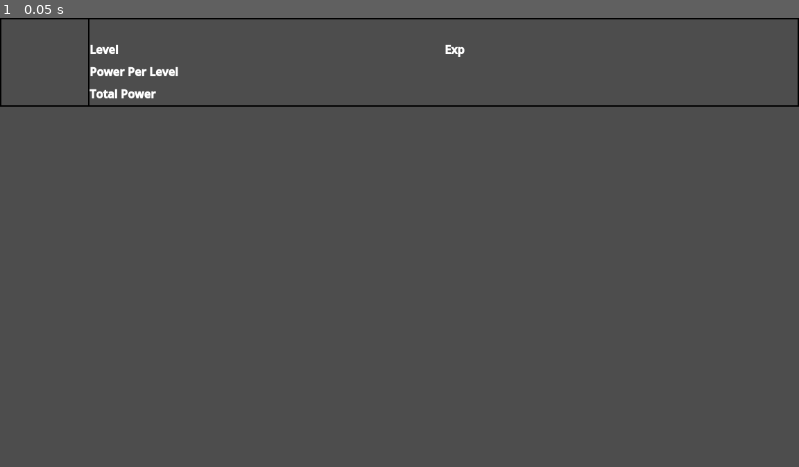
Above: before the commit, frame 1.
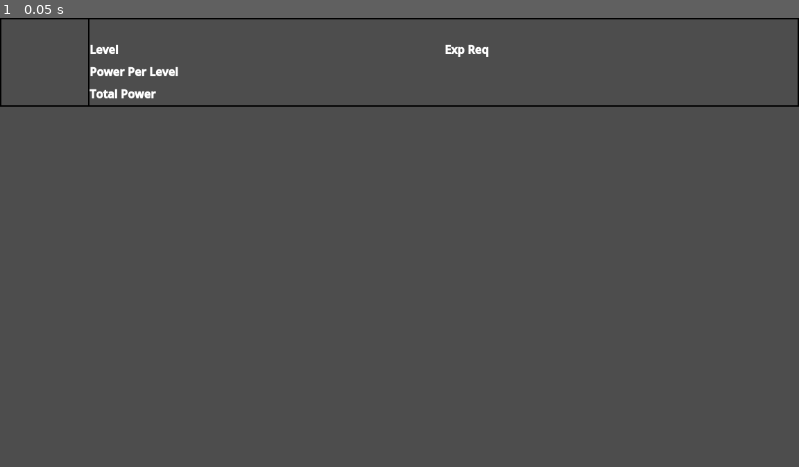
Above: after the commit, the same moment.

Repository: Wayl123/Inf-Army
Game: Godot game, scene res://scene/hero_unit.tscn
Same seed, same stepped clock (60 frames per second), same inputs: the game is played once before the commit and once after it. This scene is started directly instead of the project's main scene.
Inputs:
- Up to frame 1 (0.05 s): no input

The runs differ from the first frame. In frame 1, less than 0.1% of the frame differs, in the area x 58-62%, y 6-9%.

Commit message:
Ability to retrieve total power from top few hero units

Diff:
--- a/scene/hero_unit.tscn
+++ b/scene/hero_unit.tscn
@@ -66,7 +66,7 @@
 layout_mode = 2
 size_flags_horizontal = 3
 bbcode_enabled = true
-text = "[b]Exp[/b]"
+text = "[b]Exp Req[/b]"
 
 [node name="Exp" type="RichTextLabel" parent="StatBorder/StatBlock/LevelExpBlock"]
 unique_name_in_owner = true
@@ -87,6 +87,7 @@
 [node name="LevelPower" type="RichTextLabel" parent="StatBorder/StatBlock/LevelPowerBlock"]
 unique_name_in_owner = true
 layout_mode = 2
+size_flags_horizontal = 3
 size_flags_vertical = 3
 bbcode_enabled = true
 
@@ -103,5 +104,6 @@
 [node name="Power" type="RichTextLabel" parent="StatBorder/StatBlock/PowerBlock"]
 unique_name_in_owner = true
 layout_mode = 2
+size_flags_horizontal = 3
 size_flags_vertical = 3
 bbcode_enabled = true
--- a/script/ExplorationPage.gd
+++ b/script/ExplorationPage.gd
@@ -8,5 +8,5 @@
 	test.connect("pressed", Callable(self, "_test"))
 
 func _test():
-	var power = unitInventory.get_power_by_amount([0, 5])
+	var power = unitInventory.get_power_by_amount([1, 10])
 	test.text = str(power)
--- a/script/HeroUnit.gd
+++ b/script/HeroUnit.gd
@@ -11,14 +11,13 @@
 func _display_data() -> void:
 	unitName.text = str("[center][b]", unitData["Name"], "[/b][/center]")
 	unitLevel.text = str("[right]", unitData["Level"], "[/right]")
-	unitExp.text = str("[right]", unitData["Exp"], "/", unitData["ExpReq"], "[/right]")
+	unitExp.text = str("[right]", unitData["ExpReq"], "[/right]")
 	unitLevelPower.text = str("[right]", unitData["LevelPower"], "[/right]")
 	unitPower.text = str("[right]", int(unitData["LevelPower"]) * int(unitData["Level"]), "[/right]")
 
 func set_data(pUnit : Dictionary) -> void:
 	unitData = pUnit
 	unitData["Level"] = 1
-	unitData["Exp"] = 0
 	unitData["ExpReq"] = int(unitData["ExpBase"]) * (int(unitData["ExpScale"]) ** (int(unitData["Level"]) - 1))
 
 	_display_data()
--- a/script/HeroUnitList.gd
+++ b/script/HeroUnitList.gd
@@ -3,8 +3,6 @@
 @onready var globalData = get_tree().get_first_node_in_group("GlobalData")
 
 var HEROUNIT = preload("res://scene/hero_unit.tscn")
-
-var unitsData = {}
 
 func add_unit(pUnits : Dictionary) -> void:
 	for unit in pUnits:
@@ -17,4 +15,12 @@
 
 			heroUnit.set_data(unitData)
 
-			unitsData[unit] = heroUnit
+func get_power_by_amount(pAmount : int) -> int:
+	var heroUnits = get_children()
+
+	if pAmount >= heroUnits.size():
+		return heroUnits.reduce(func(a, b) : return a + b.get_power(), 0)
+	else:
+		heroUnits.sort_custom(func(a, b) : return a.get_power() > b.get_power())
+		heroUnits.resize(pAmount)
+		return heroUnits.reduce(func(a, b) : return a + b.get_power(), 0)
--- a/script/LootboxGeneratorTemplate.json
+++ b/script/LootboxGeneratorTemplate.json
@@ -2,12 +2,12 @@
 	"A1": {
 		"Name": "Novice Box 1",
 		"Prob": {
-			"1S1": 0.40,
-			"1S2": 0.40,
+			"1S1": 0.30,
+			"1S2": 0.30,
 			"2S1": 0.10,
 			"2S2": 0.09,
 			"3S1": 0.009,
-			"H3S1": 0.001
+			"H3S1": 0.201
 		},
 		"GenTime": 1.0,
 		"HoldCap": 10
--- a/script/NormalUnitList.gd
+++ b/script/NormalUnitList.gd
@@ -45,8 +45,9 @@
 func get_power_by_amount(pAmount : int) -> int:
 	var power = 0
 	var index = 1
+	var childCount = get_child_count()
 
-	while pAmount > 0 and index < get_child_count():
+	while pAmount > 0 and index < childCount:
 		var returnPower = get_child(index).get_power_by_amount(pAmount)
 
 		power += returnPower[0]
--- a/script/UnitPage.gd
+++ b/script/UnitPage.gd
@@ -21,6 +21,7 @@
 func get_power_by_amount(pAmounts : Array) -> int:
 	var power = 0
 
+	power += heroUnitList.get_power_by_amount(pAmounts[0])
 	power += normalUnitList.get_power_by_amount(pAmounts[1])
 
 	return power
